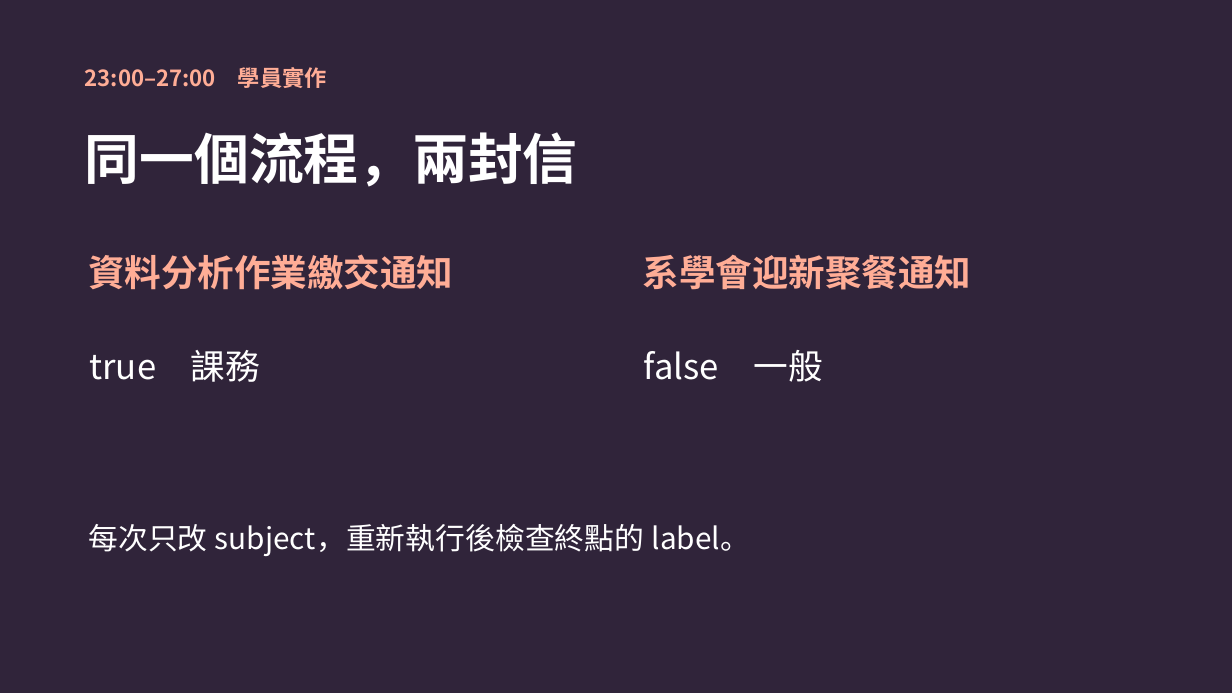
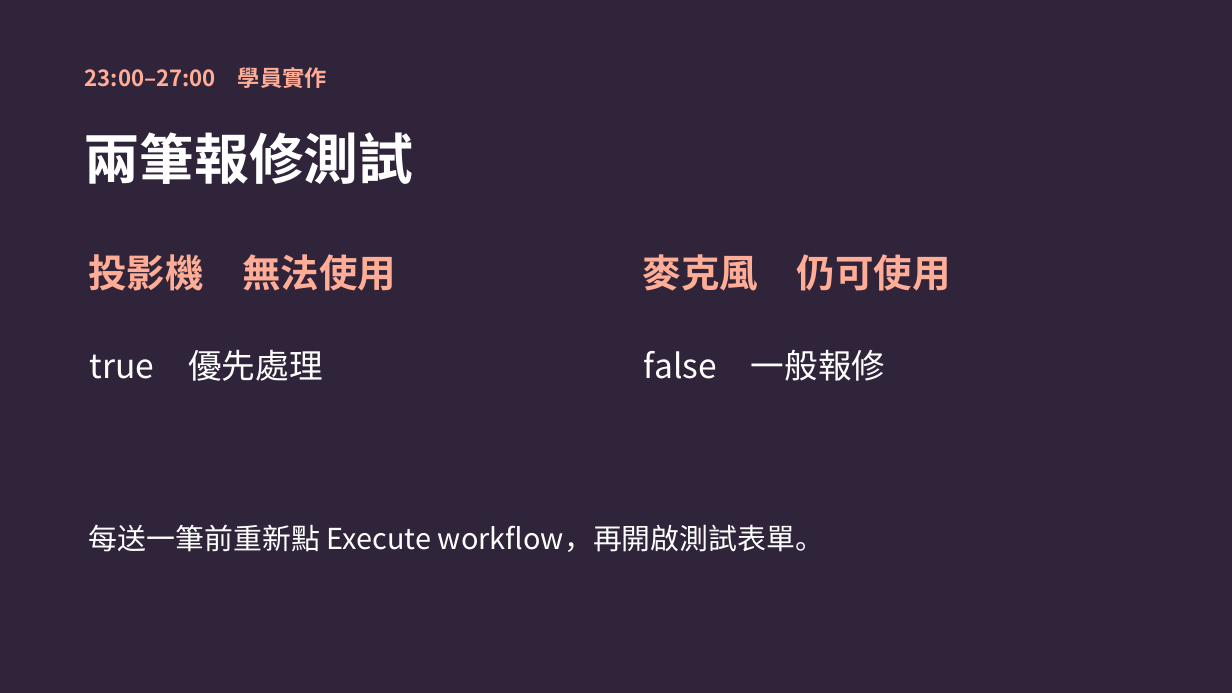
Before and after one commit to robylin829/n8n-30min-workshop, a slide deck: slide 6 of slides/n8n-30min-workshop.pptx. Drawn at 1232x693 pixels with LibreOffice and Linux fonts; fonts in the diff are those of the drawing. Boxes give left, top, right and bottom in pixels: in the first picture for what was removed or moved away, otherwise in the second. Text is boxed around its words. In the diff, an @@ line names an element or a change of style, - is before the commit and + after.

```diff
--- a/slides/n8n-30min-workshop.pptx
+++ b/slides/n8n-30min-workshop.pptx
@@ text at [85, 132, 414, 184]: text changed @@
-同一個流程，兩封信
+兩筆報修測試
@@ text at [89, 254, 396, 291]: text changed; size 28.5 to 30 pt @@
-資料分析作業繳交通知
+投影機 無法使用
@@ text at [643, 254, 951, 291]: text changed; size 28.5 to 30 pt @@
-系學會迎新聚餐通知
+麥克風 仍可使用
@@ text at [89, 349, 323, 381]: text changed; size 27 to 26.2 pt @@
-true 課務
+true 優先處理
@@ text at [644, 349, 886, 381]: text changed; size 27 to 26.2 pt @@
-false 一般
+false 一般報修
@@ text at [89, 524, 825, 552]: text changed; size 23.2 to 22.5 pt @@
-每次只改 subject，重新執行後檢查終點的 label。
+每送一筆前重新點 Execute workflow，再開啟測試表單。
```
Also in this commit, not shown: 5 other slides changed, 1 slide added, 1 slide removed, 6 other files.
